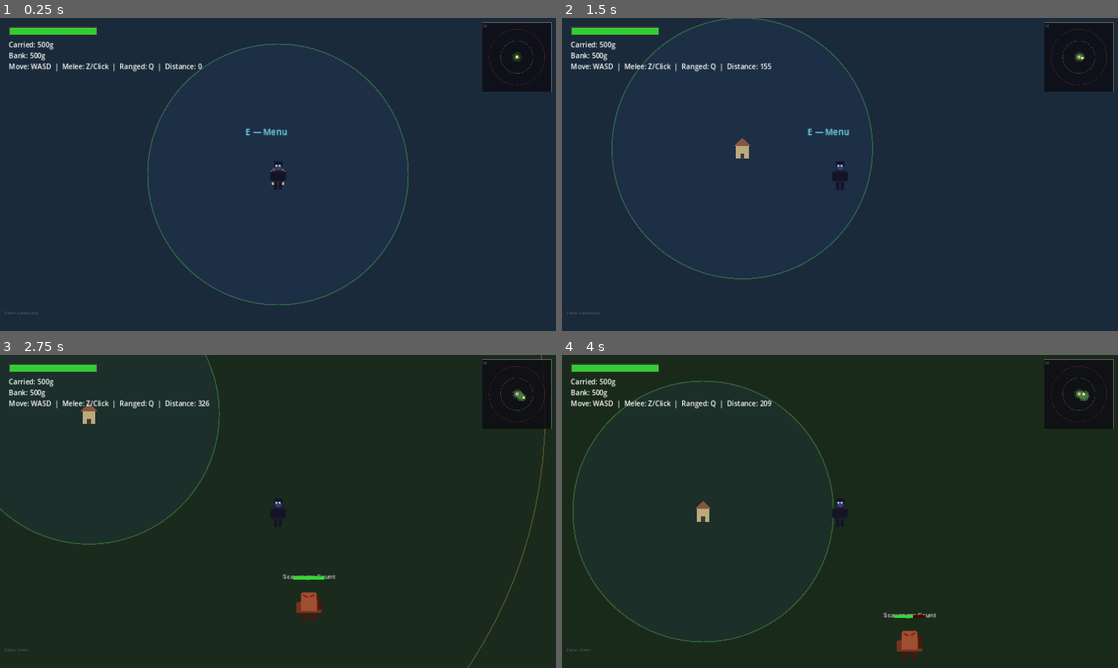
Above: before the commit, frames 1-4 (two rows, left to right).
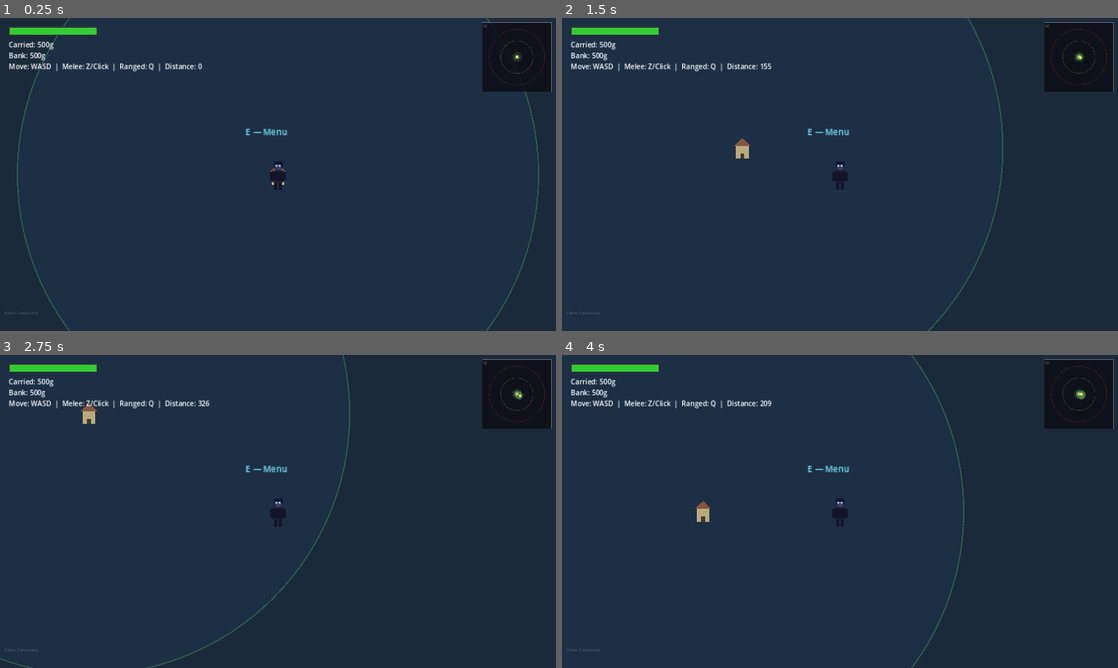
Above: after the commit, the same moments.

Repository: cbradshaw11/game-concept
Game: Godot game, scene res://scenes/world/world_scene.tscn
Same seed, same stepped clock (60 frames per second), same inputs: the game is played once before the commit and once after it.
Inputs (mouse positions are in pixels of both pictures, inside the frame that each line leads up to):
- Up to frame 1 (0.25 s): no input
- Up to frame 2 (1.5 s): tap Enter at 0.5 s; move the mouse to (962, 158) at 0.52 s; hold Right (ui_right) 0.53-1.28 s; tap Space (attack) at 0.6 s; click (962, 158) at 0.67 s; move the mouse to (728, 190) at 1.27 s; hold Down (ui_down) from 1.28 s (still down); tap R (attack_magic) at 1.35 s
- Up to frame 3 (2.75 s): move the mouse to (333, 442) at 2.02 s; release Down (ui_down) at 2.03 s; hold Right (ui_right) from 2.03 s (still down); tap Z (attack_melee) at 2.1 s
- Up to frame 4 (4 s): move the mouse to (812, 574) at 2.77 s; release Right (ui_right) at 2.78 s; hold Up (ui_up) 2.78-3.53 s; tap Q (attack_ranged) at 2.85 s; click (812, 574) at 2.92 s; move the mouse to (1006, 558) at 3.52 s; hold Left (ui_left) from 3.53 s (still down); tap X (guard) at 3.6 s

The runs differ from the first frame. In frame 1, 1.1% of the frame differs, in the area x 3-97%, y 0-100%; in frame 2, 0.9%; in frame 3, 96%; in frame 4, 96%, in the area x 0-100%, y 0-100%.

Commit message:
feat: double all ring radii (inner 400, mid 1400, outer 2400)

Diff:
--- a/game/scenes/world/world_scene.gd
+++ b/game/scenes/world/world_scene.gd
@@ -562,14 +562,14 @@
 	var fill_count := 120
 	for i in range(fill_count):
 		var angle: float = TAU * float(i) / float(fill_count)
-		fill_points.append(Vector2(cos(angle), sin(angle)) * 200.0)
+		fill_points.append(Vector2(cos(angle), sin(angle)) * 400.0)
 	sanctuary_fill.polygon = fill_points
 	sanctuary_fill.color = Color(0.2, 0.4, 0.8, 0.08)
 	zone_markers.add_child(sanctuary_fill)
 	# Draw colored ring outlines
-	_add_ring_outline(200.0, Color(0.4, 0.9, 0.4, 0.25))
-	_add_ring_outline(700.0, Color(0.9, 0.7, 0.2, 0.25))
-	_add_ring_outline(1200.0, Color(0.9, 0.2, 0.2, 0.25))
+	_add_ring_outline(400.0, Color(0.4, 0.9, 0.4, 0.25))
+	_add_ring_outline(1400.0, Color(0.9, 0.7, 0.2, 0.25))
+	_add_ring_outline(2400.0, Color(0.9, 0.2, 0.2, 0.25))
 
 func _add_ring_outline(radius: float, color: Color) -> void:
 	var line := Line2D.new()
@@ -681,7 +681,7 @@
 	exp_panel.add_child(minimap_expanded_control)
 
 func _draw_minimap(control: Control, map_size: float) -> void:
-	var outer_r: float = 1200.0
+	var outer_r: float = 2400.0
 	var scale_factor: float = map_size / (outer_r * 2.5)
 	var center := Vector2(map_size / 2.0, map_size / 2.0)
 
@@ -693,9 +693,9 @@
 
 	# Zone ring outlines
 	var rings := [
-		[200.0, Color(0.4, 0.9, 0.4, 0.3)],
-		[700.0, Color(0.9, 0.7, 0.2, 0.3)],
-		[1200.0, Color(0.9, 0.2, 0.2, 0.3)],
+		[400.0, Color(0.4, 0.9, 0.4, 0.3)],
+		[1400.0, Color(0.9, 0.7, 0.2, 0.3)],
+		[2400.0, Color(0.9, 0.2, 0.2, 0.3)],
 	]
 	for ring_data in rings:
 		var r: float = ring_data[0] * scale_factor
--- a/game/scripts/systems/world_manager.gd
+++ b/game/scripts/systems/world_manager.gd
@@ -3,9 +3,9 @@
 signal zone_changed(old_zone: String, new_zone: String)
 signal player_distance_changed(distance: float)
 
-const INNER_START := 200.0
-const MID_START := 700.0
-const OUTER_START := 1200.0
+const INNER_START := 400.0
+const MID_START := 1400.0
+const OUTER_START := 2400.0
 
 var player_distance: float = 0.0:
 	set(value):
